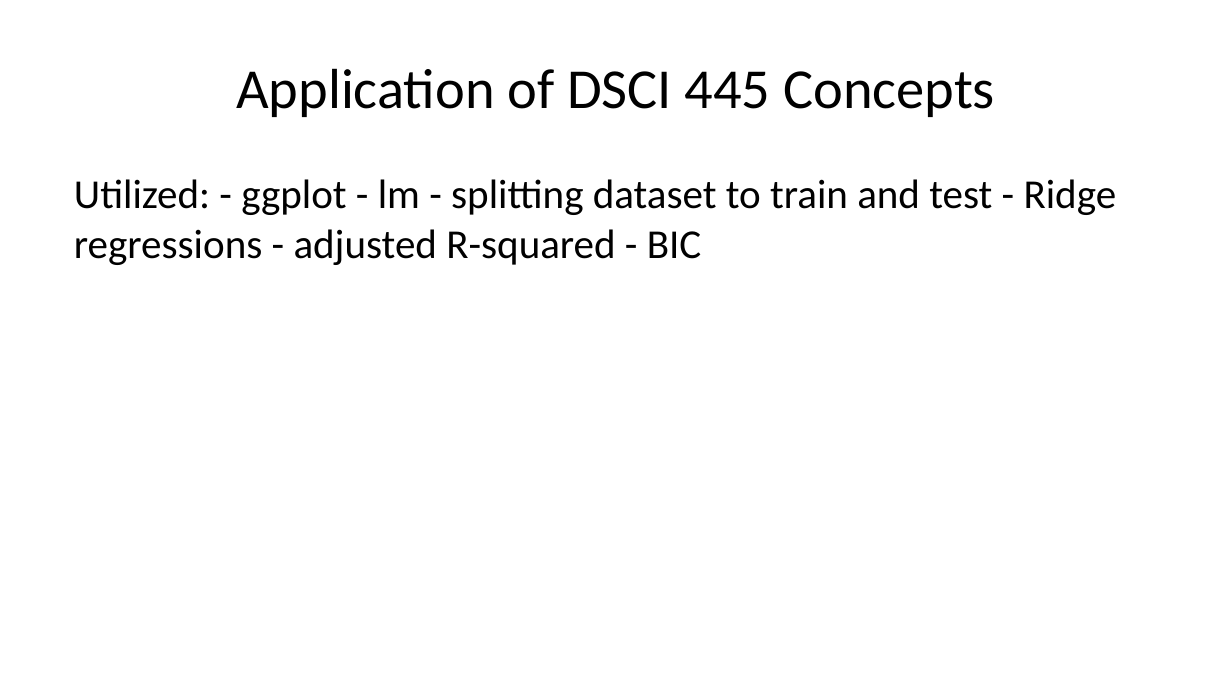
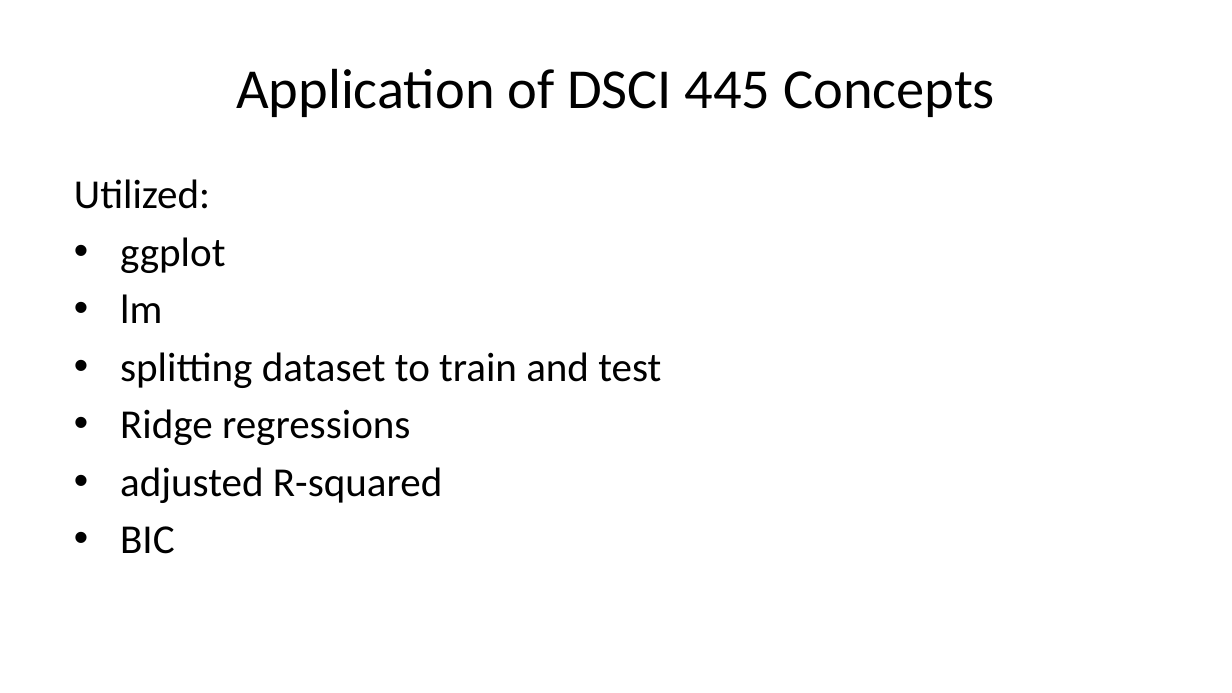
Before and after one commit to jason-nero/project-1, a slide deck: slide 7 of TermProject_Presentationv3.pptx (slide 5 before the commit). Drawn at 1232x693 pixels with LibreOffice and Linux fonts; fonts in the diff are those of the drawing. Boxes give left, top, right and bottom in pixels: in the first picture for what was removed or moved away, otherwise in the second. Text is boxed around its words. In the diff, an @@ line names an element or a change of style, - is before the commit and + after.

```diff
--- a/TermProject_Presentationv3.pptx
+++ b/TermProject_Presentationv3.pptx
@@ text at <box>74,179,661,554</box>: text changed @@
-Utilized: - ggplot - lm - splitting dataset to train and test - Ridge regressions - adjusted R-squared - BIC
+Utilized:
+• ggplot
+• lm
+• splitting dataset to train and test
+• Ridge regressions
+• adjusted R-squared
+• BIC
```
Also in this commit, not shown: 6 other slides changed, 2 slides added, 2 slides removed, 1 other file.
